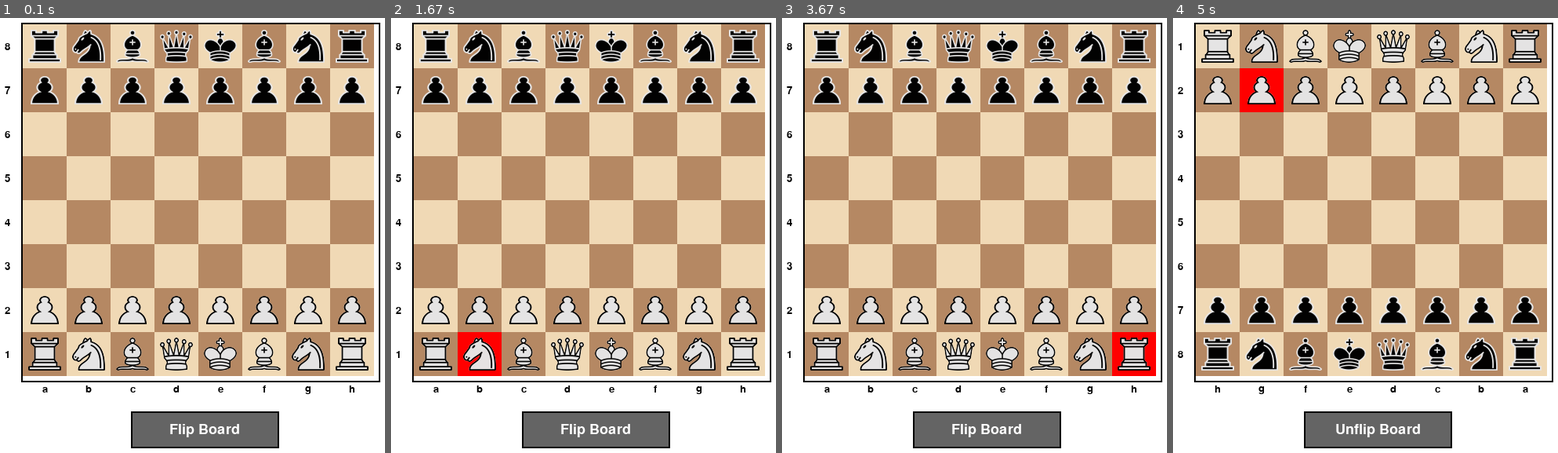
Above: before the commit, frames 1-4 (left to right).
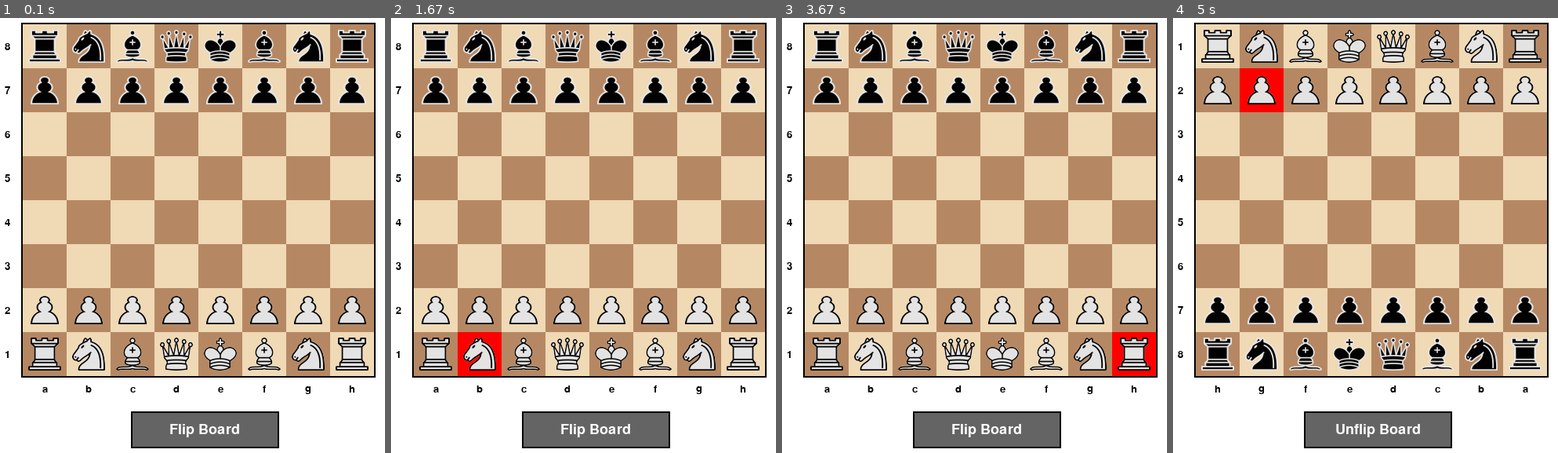
Above: after the commit, the same moments.

Repository: copperfishgh/testy
Game: pygame game, started from main.py
Same seed, same stepped clock (60 frames per second), same inputs: the game is played once before the commit and once after it.
Inputs (mouse positions are in pixels of both pictures, inside the frame that each line leads up to):
- Up to frame 1 (0.1 s): no input
- Up to frame 2 (1.67 s): click (595, 226) at 0.38 s; click (637, 326) at 0.72 s; click (464, 335) at 1.05 s
- Up to frame 3 (3.67 s): tap F at 1.83 s; click "Unflip Board" at 2.22 s; click (974, 144) at 2.55 s; click (1132, 348) at 3.38 s
- Up to frame 4 (5 s): tap F at 3.73 s; click (1250, 70) at 4.55 s

The runs differ from the first frame. In frame 1, 1.3% of the frame differs, in the area x 5-99%, y 1-84%; in frame 2, 1.3%; in frame 3, 1.3%; in frame 4, 1.3%.

Commit message:
fixed border misalignment around board

Diff:
--- a/display.py
+++ b/display.py
@@ -122,9 +122,10 @@
                 if piece:
                     self.draw_piece(screen, piece, x, y)
 
-        # Draw board border
+        # Draw board border (use actual board size based on squares)
+        actual_board_size = self.square_size * 8
         border_rect = pygame.Rect(self.board_offset_x - 2, self.board_offset_y - 2,
-                                self.board_size + 4, self.board_size + 4)
+                                actual_board_size + 4, actual_board_size + 4)
         pygame.draw.rect(screen, self.BLACK, border_rect, 2)
 
         # Draw coordinates
